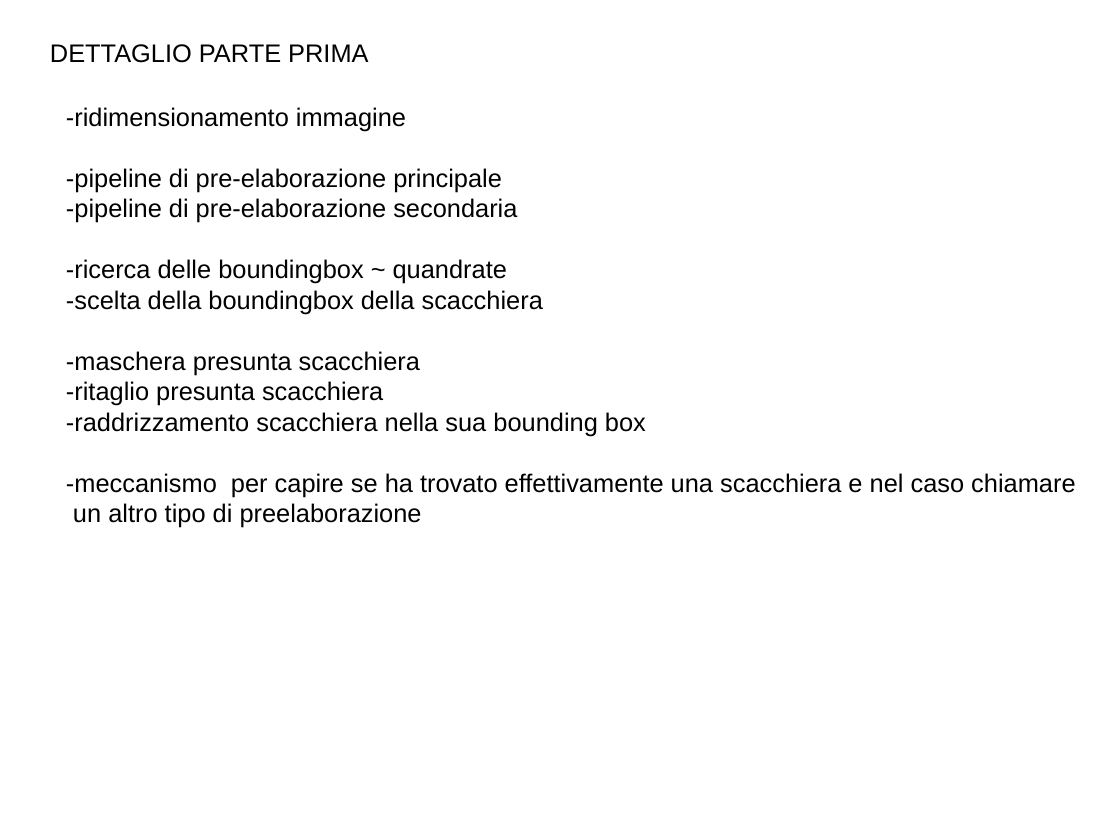
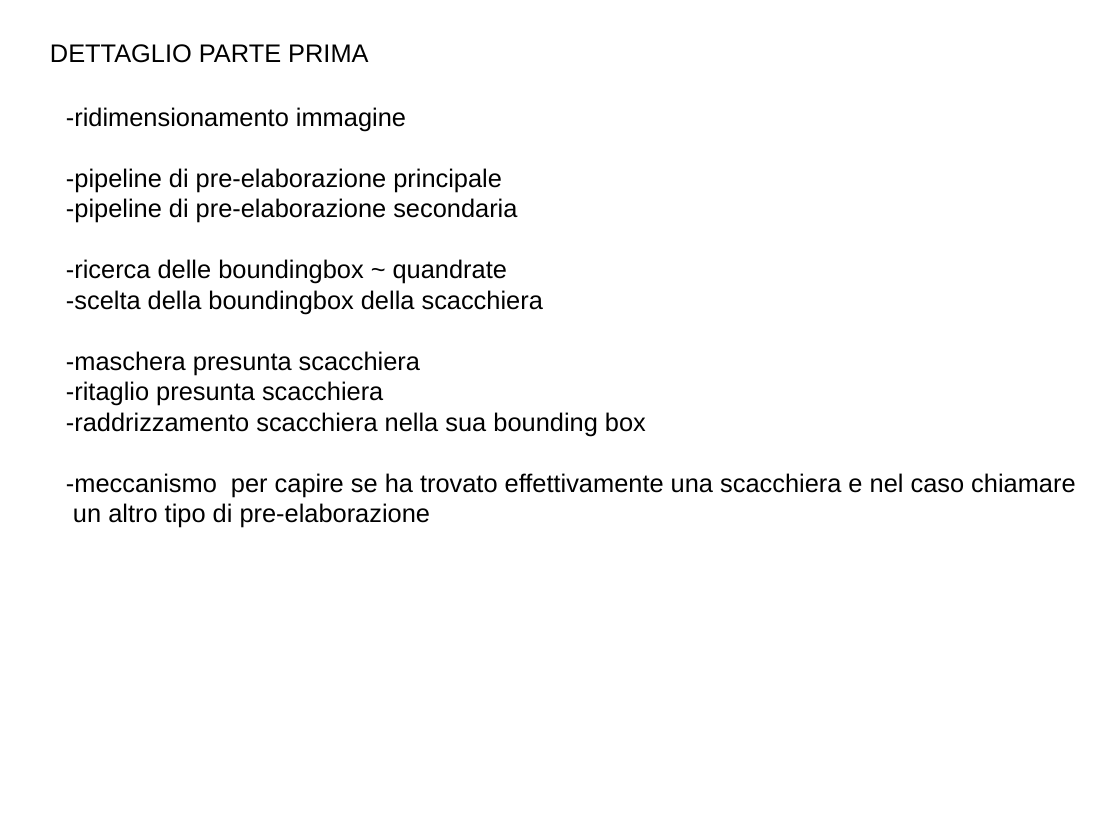
Before and after one commit to pietroparini2/chessProject, a slide deck: slide 5 of relazioneProgettoEI/presentazione.odp. Drawn at 1120x840 pixels with LibreOffice and Linux fonts; fonts in the diff are those of the drawing. Boxes give left, top, right and bottom in pixels: in the first picture for what was removed or moved away, otherwise in the second. Text is boxed around its words. In the diff, an @@ line names an element or a change of style, - is before the commit and + after.

```diff
--- a/relazioneProgettoEI/presentazione.odp
+++ b/relazioneProgettoEI/presentazione.odp
@@ text at (66,473,1075,528): text changed @@
--meccanismo per capire se ha trovato effettivamente una scacchiera e nel caso chiamare un altro tipo di preelaborazione
+-meccanismo per capire se ha trovato effettivamente una scacchiera e nel caso chiamare un altro tipo di pre-elaborazione
```
Also in this commit, not shown: 1 other slide changed, 1 slide added, 4 other files.
